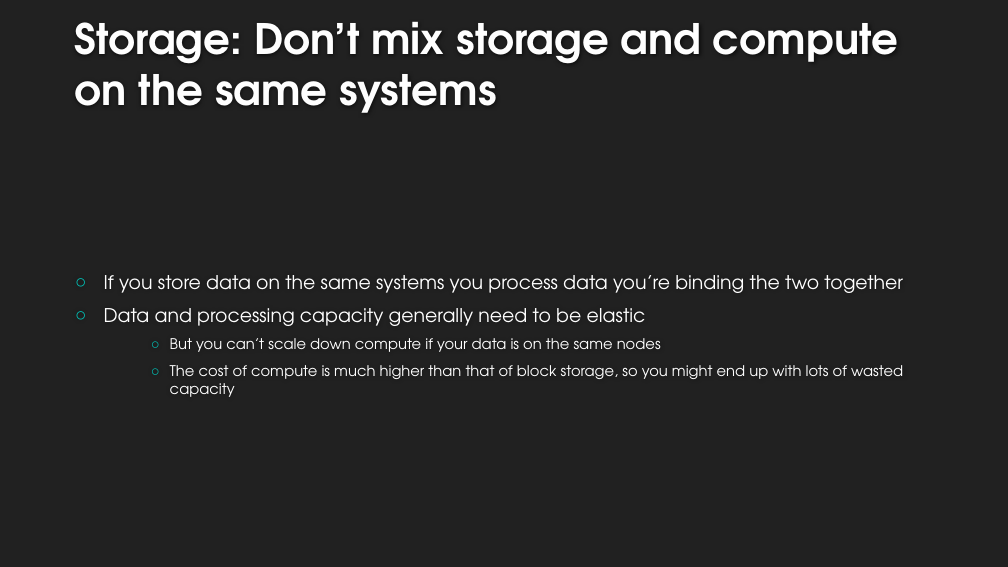
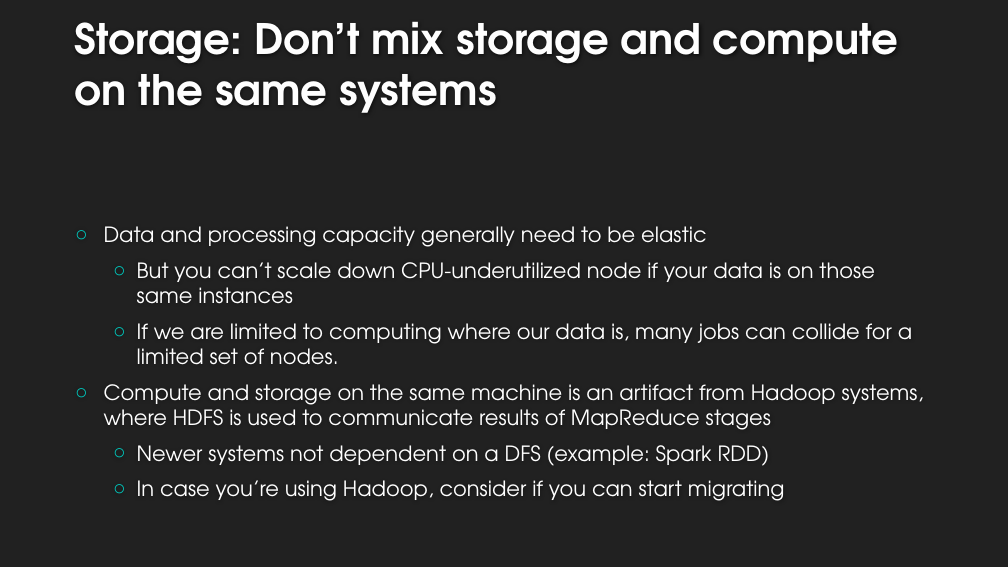
Before and after one commit to bwehrle/Presentations, a slide deck: slide 8 of Recommendations_for_data-processing_systems.pptx. Drawn at 1008x567 pixels with LibreOffice and Linux fonts; fonts in the diff are those of the drawing; background and template pictures are left out. Boxes give left, top, right and bottom in pixels: in the first picture for what was removed or moved away, otherwise in the second. Text is boxed around its words. In the diff, an @@ line names an element or a change of style, - is before the commit and + after.

Commit message:
Added examples and fixed formatting

```diff
--- a/Recommendations_for_data-processing_systems.pptx
+++ b/Recommendations_for_data-processing_systems.pptx
@@ text at (x1=104, y1=226, x2=707, y2=247): size 18 to 20 pt in "Data and processing capacity generally need to ..." @@
@@ text at (x1=104, y1=262, x2=924, y2=501): text changed; size 14 to 20 pt @@
-    ○ But you can’t scale down compute if your data is on the same nodes
-    ○ The cost of compute is much higher than that of block storage, so you might end up with lots of wasted capacity
+  ○ But you can’t scale down CPU-underutilized node if your data is on those same instances
+  ○ If we are limited to computing where our data is, many jobs can collide for a limited set of nodes.
+○ Compute and storage on the same machine is an artifact from Hadoop systems, where HDFS is used to communicate results of MapReduce stages
+  ○ Newer systems not dependent on a DFS (example: Spark RDD)
+  ○ In case you’re using Hadoop, consider if you can start migrating
@@ text at (x1=104, y1=275, x2=903, y2=293): paragraph removed @@
-○ If you store data on the same systems you process data you’re binding the two together
```
Also in this commit, not shown: 11 other slides changed, 6 slides added, 1 slide removed.
